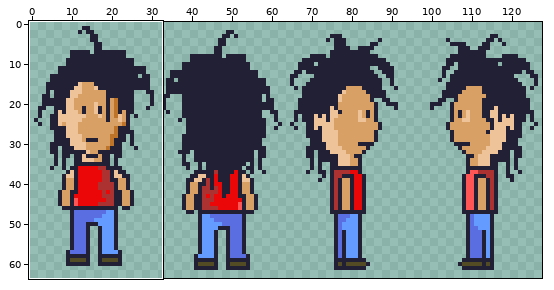
Pixel-art file, stored at images/alex.aseprite. The first picture is a wide view before the edit; the outline marks the close-up.
Close-up. First the earlier version:
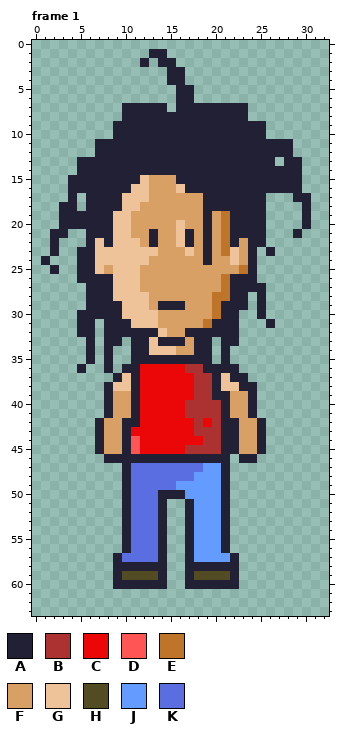
128x64 pixels, 9 frames. Shown: frame 1: x 0..32, y 0..63. The commit also changed other frames or places, which this record leaves out.
Palette (. is transparent): A #222034  B #ac3232  C #eb0707  D #ff5555  E #be752a  F #d9a066  G #eec39a  H #524b24  J #639bff  K #5b6ee1
Pixels before, frame 1, first column x 1:
 1 ............AA................
 2 ...........A.AA...............
 3 ..............AA..............
 4 ..............AA..............
 5 ...............AA.............
 6 ...............AA.............
 7 .........AAAAA.AAAAAAAA.......
 8 .........AAAAAAAAAAAAAA.......
 9 ........AAAAAAAAAAAAAAAAA.....
10 ........AAAAAAAAAAAAAAAAA.....
11 ......AAAAAAAAAAAAAAAAAAAAAA..
12 ......AAAAAAAAAAAAAAAAAAAAAA..
13 ....AAAAAAAAAAAAAAAAAAAAAA.AA.
14 ....AAAAAAAAAAAAAAAAAAAAAAAAA.
15 ...AAAAAAAAGFFFAAAAAAAAAAAAAA.
16 ...AAAAAAAGGFFFGAAAAAAAAAAAAA.
17 ...A.AAAAGGGFFFFFFAAAAAAA...AA
18 ..AA.AAAAGGFFFFFFFAAAAAAA....A
19 ..AAAAAAGGFFFFFFFFAFEAAAA....A
20 ..AAAAAAGGFFFFFGFFAFEAAAA....A
21 .AA..AAAGGFFAFFGAFAFEAAAA...A.
22 .A...AGAGGGFAFFGAFAFEAFAA.....
23 .A..AAGGGGGGGFFFGFAFEGFA.A....
24 A...AAGGGGGGFFFFFFAFFGFA......
25 .A..AAGFGGGFFFFFFFFFFFEA......
26 ....AAAAGGGFFFFFFFFFEAAA......
27 .....AAAGGGFFFFFFFFFEAAAA.....
28 .....AAAGGGGFFFFFFFEEAA.A.....
29 .....AAAAGGGFAAAFFFEAAA.A.....
30 ....AAAAAGGGGFFFFFFEAA..A.....
31 ....AA.AAAGGGFFFFFEAAA...A....
32 ....AA.AAAAAAGFFAAAAAA........
33 .....A.AA.AAGAAAFAA.AA........
34 .....A.A..AAGGGFFAA.A.........
35 .....A.A..AAAAAAAAA.A.........
36 ....A..A.AACCCCCBBAAAA........
37 ........AGACCCCCCBBAGAA.......
38 .......AGGACCCCCCBBAGGAA......
39 .......AFFACCCCCCBBAAFFA......
40 .......AFFACCCCCBBBBAFFA......
41 .......AFFACCCCCBBBBAFFA......
42 ......AFFAACCCCCCBCBAAFFA.....
43 ......AFFACCCCCCCBBBAAFFA.....
44 ......AFFADCCCCCCCBBAAFFA.....
45 ......AFFADCCCCCBBBBAAFFA.....
46 .......AAAAAAAAAAAAAA.AA......
47 .........AKKKKKKKKJJA.........
48 .........AKKKKKKKJJJA.........
49 .........AKKKKKJJJJJA.........
50 .........AKKKAAAJJJJA.........
51 .........AKKKA..AJJJA.........
52 .........AKKKA..AJJJA.........
53 .........AKKKA..AJJJA.........
54 .........AKKKA..AJJJA.........
55 .........AKKKA..AJJJA.........
56 .........AKKKA..AJJJA.........
57 ........AKKKKA..AJJJJA........
58 ........AAAAAA..AAAAAA........
59 ........AHHHHA..AHHHHA........
60 ........AAAAAA..AAAAAA........
The same view after the edit:
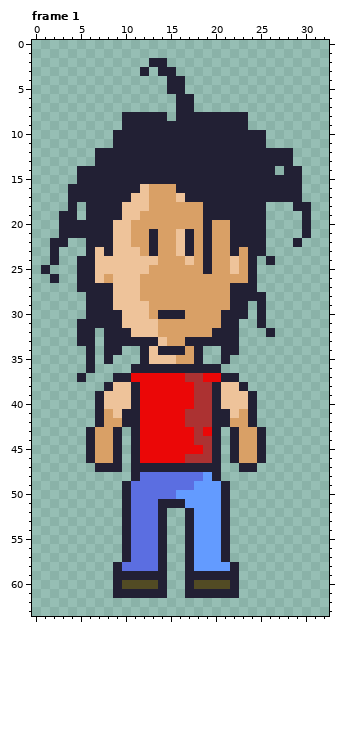
Change:
Changed rows in their new state; - is an unchanged pixel.
Frame 1, layer "alex":
first column x 1:
 1 ------------..----------------
 2 -----------.A-.---------------
 3 -----------A-A-.--------------
 5 --------------A-.-------------
 7 ---------.....---......-------
 8 --------------.---------------
 9 --------.--------------..-----
11 ------..-----------------...--
13 ----..--------------------A-.-
14 --------------------------.---
15 ---.-------AAAA---------------
16 ----------A----A--------------
17 ----A----A-----GAA-------AAA-.
18 --.--------G----------------A-
19 ----.---A-G--------AA---------
20 ---------------F----F---------
21 -.-AA---------------F-------.A
22 --A---A---F---------F-A-----A-
23 ----.--A---FA--GA---FA--A.----
24 .A----------G---G--------A----
25 A.-----G---G------A--GF-------
26 -A----GF------------FFF-------
27 ----A---------------F---.-----
28 -----------F-------FF--A------
29 --------G----FFF---FF---------
30 ----.-------FAAA---F--A-------
31 ------A--G--------FF----A.----
32 ----------GGGF--FFF------A----
33 ----A----A--AGFFA--A----------
34 --------A-.--AAA--.--A--------
35 ----------.-GGGFF-.-----------
36 ----.A-.-.-AAAAAAA--..--------
37 ----A----AC-----B-CCA-.-------
38 -----------------------.------
39 ------AGGG----------GGG-------
40 ------AGGG------C--AGGG-------
41 ------AFGA---------A-G--------
42 ----------------B-BA-F-A.-----
43 -----AF-A.A-------CA.---------
44 -----AF-A.A------B-A.---------
45 -----AF-A.A-----CC-A.---------
46 -----AFF-.-CCCCCBBB-.AFFA-----
47 ------AAA.AAAAAAAAAA.-AA------
48 ---------.A------K-A.---------
49 ---------------KK-------------
50 -------------KKJ--------------
51 --------------AAJ-------------
first column x 9:
57 .A----------A.
58 -KKKK----JJJJ-
59 -AAAA----AAAA-
60 -HHHH----HHHH-
61 AAAAAA--AAAAAA
Pixel boxes of the changes (left, top, right, bottom) in both close-ups:
changed: (41, 49, 311, 508)
changed: (113, 553, 239, 598)
